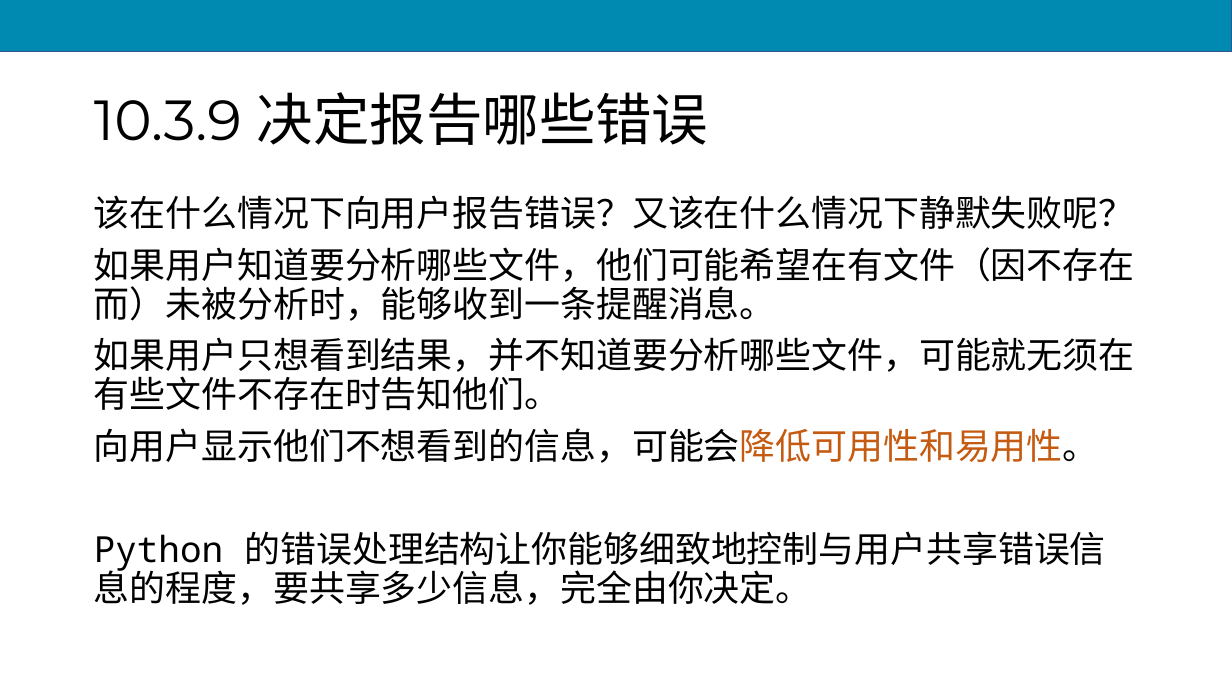
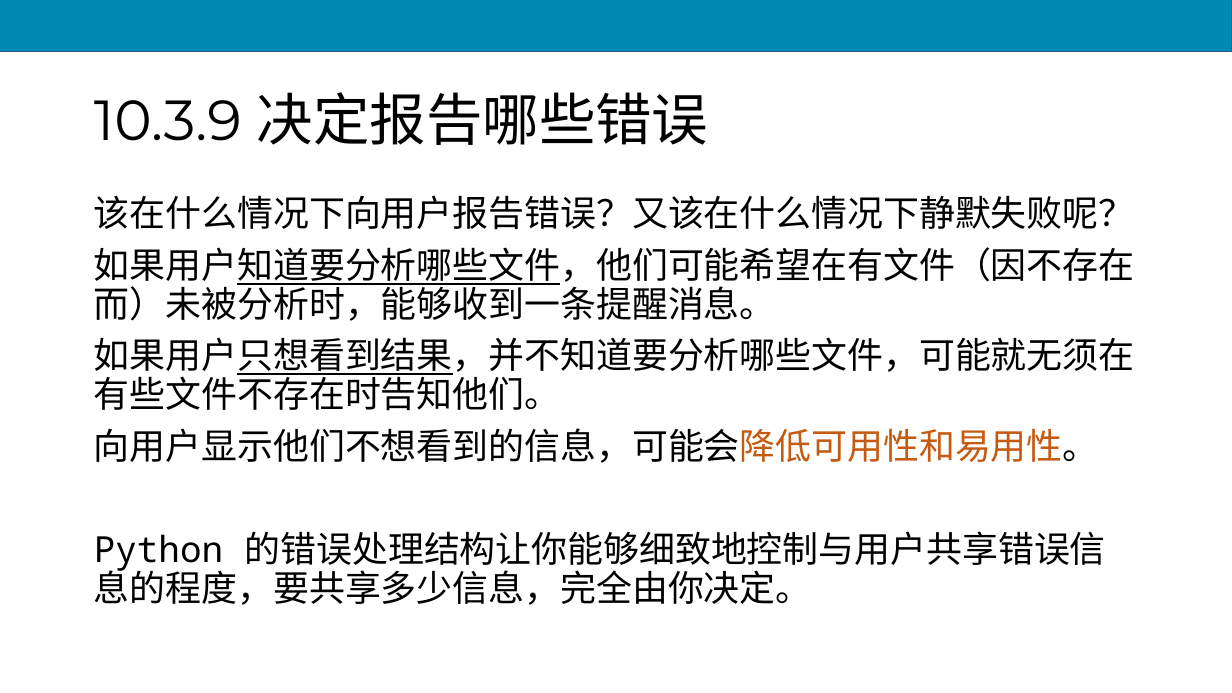
Before and after one commit to scruel/pcc_3e_slides, a slide deck: slide 93 of PPT/python10.pptx. Drawn at 1232x693 pixels with LibreOffice and Linux fonts; fonts in the diff are those of the drawing. Boxes give left, top, right and bottom in pixels: in the first picture for what was removed or moved away, otherwise in the second. Text is boxed around its words. In the diff, an @@ line names an element or a change of style, - is before the commit and + after.

```diff
--- a/PPT/python10.pptx
+++ b/PPT/python10.pptx
@@ text at <box>94,247,1135,411</box>: underline on in "如果用户知道要分析哪些文件，他们可能希望在有文件（因不存在而）未被分析时，能够收到一条提醒消息。", "如果用户只想看到结果，并不知道要分析哪些文件，可能就无须在有些文件不存在时告知他们。" @@
```
Also in this commit, not shown: 1 other slide changed, 2 other files.
